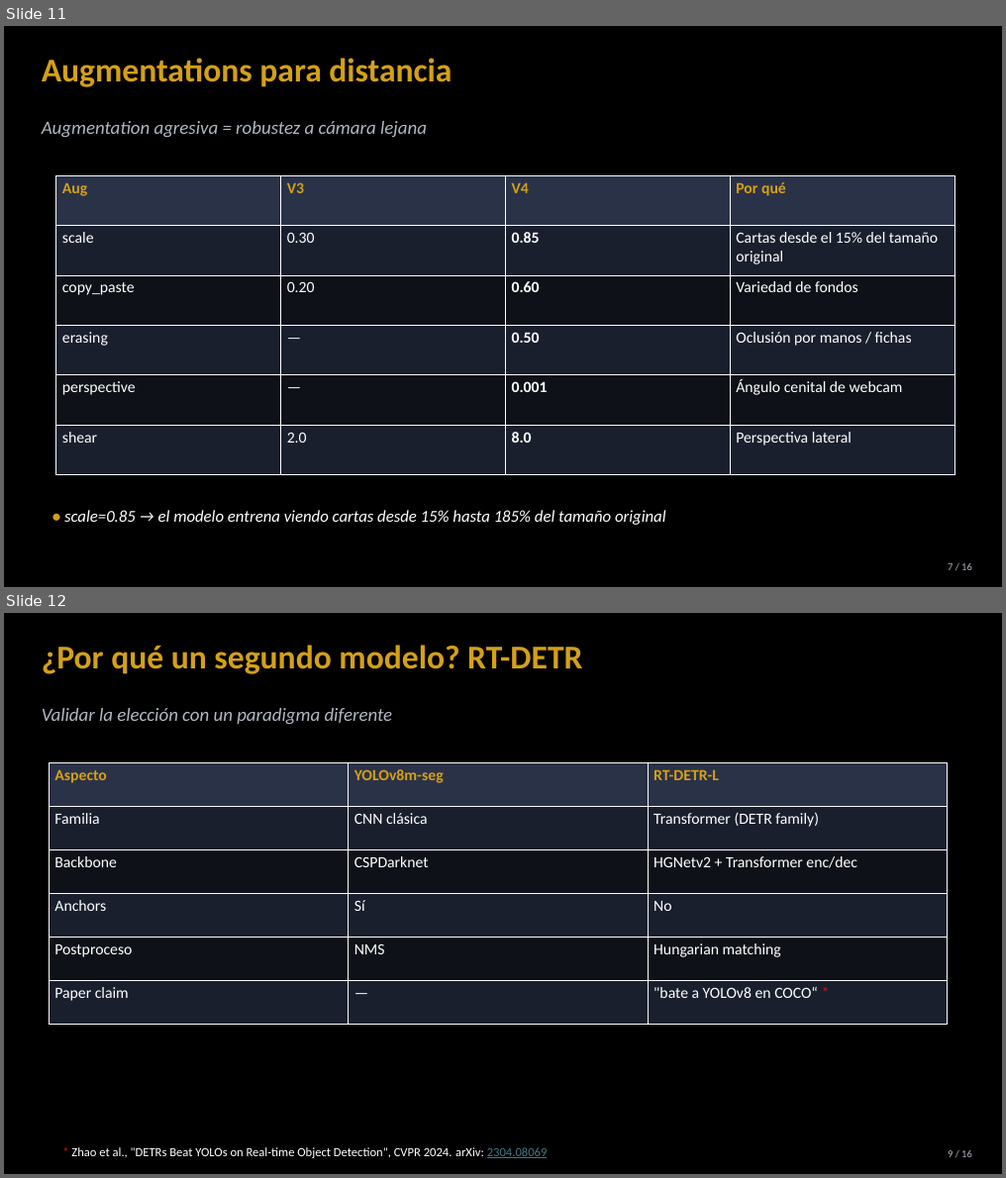
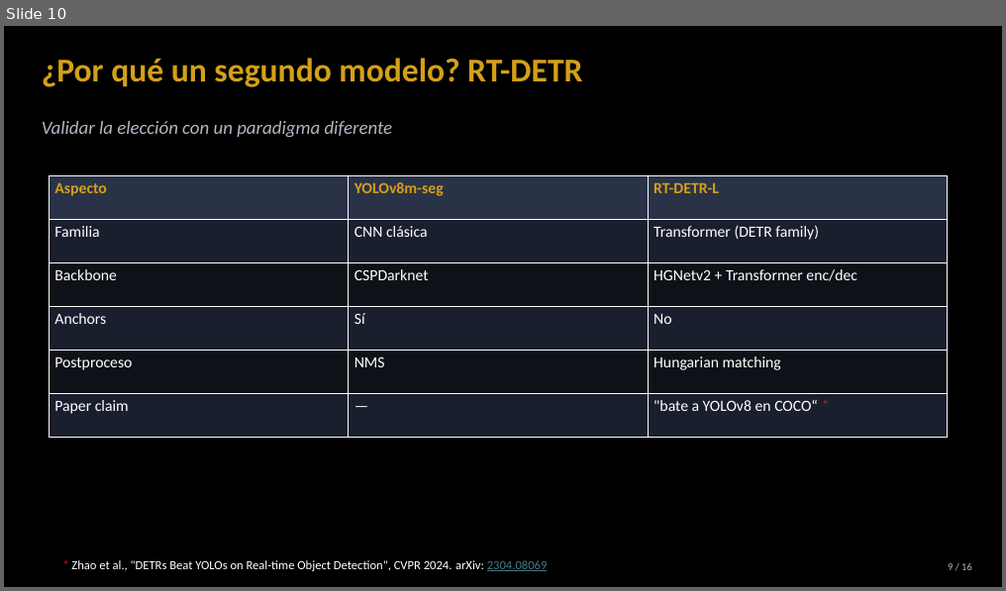
Before and after one commit to davidmoreda/blackjack-VAI, a slide deck: docs/presentation_assets/BlackjackVAI_presentacion.pptx. Shown one above the other, each under a label of ours: slides 11 and 12 before the commit, slide 10 after it. The pictures are 1006x1178 and 1006x591 pixels, drawn with LibreOffice and Linux fonts; fonts in the diff are those of the drawing. Boxes give left, top, right and bottom in pixels: in the first picture for what was removed or moved away, otherwise in the second. Text is boxed around its words. In the diff, an @@ line names an element or a change of style, - is before the commit and + after.

Commit message:
Modelo_presentable

```diff
--- a/docs/presentation_assets/BlackjackVAI_presentacion.pptx
+++ b/docs/presentation_assets/BlackjackVAI_presentacion.pptx
@@ slide 11 removed at (4,26,1002,587), background #000000 @@
@@ text removed at (42,58,451,87) @@
-Augmentations para distancia
@@ text removed at (42,121,427,137) @@
-Augmentation agresiva = robustez a cámara lejana
@@ table removed at (56,175,954,475), 6 rows, 4 columns @@
-Aug | V3 | V4 | Por qué
-scale | 0.30 | 0.85 | Cartas desde el 15% del tamaño original
-copy_paste | 0.20 | 0.60 | Variedad de fondos
-erasing | — | 0.50 | Oclusión por manos / fichas
-perspective | — | 0.001 | Ángulo cenital de webcam
-shear | 2.0 | 8.0 | Perspectiva lateral
@@ text removed at (64,510,666,525) @@
-• scale=0.85 → el modelo entrena viendo cartas desde 15% hasta 185% del tamaño original
@@ text removed at (947,564,972,570) @@
-7 / 16
@@ what was slide 12 is now slide 10 @@
```
Also in this commit, not shown: 4 slides changed, 1 other slide removed, 2 other files.
